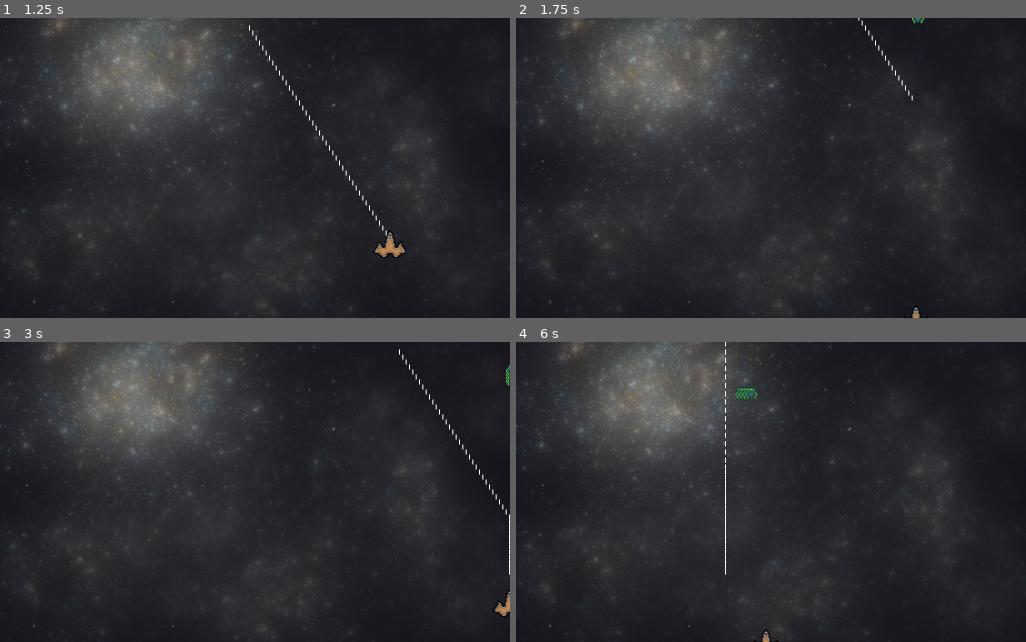
Above: before the commit, frames 1-4 (two rows, left to right).
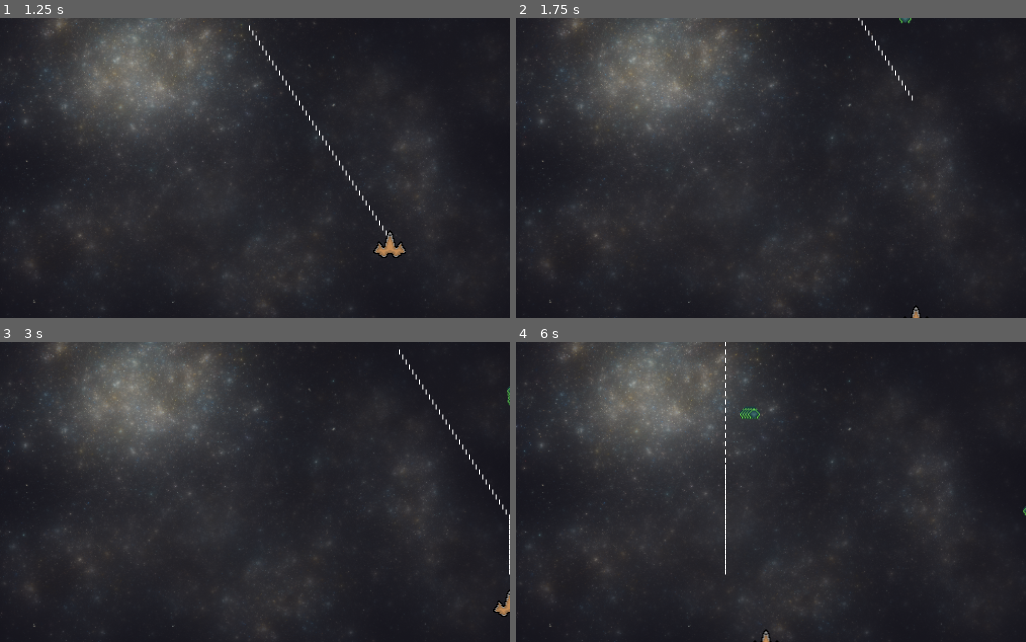
Above: after the commit, the same moments.

Repository: Pablo-Arevalo-Escobar/space_invaders
Game: Godot game, scene res://game.tscn
Two runs of this game, one before a commit and one after it. Both use one fixed random seed, a clock stepped at 60 frames per second and the inputs below.
Inputs:
- Up to frame 1 (1.25 s): tap Enter at 0.5 s; hold D (move_right) from 0.53 s (still down); hold Space (shoot) from 0.53 s (still down)
- Up to frame 2 (1.75 s): release D (move_right) at 1.28 s; release Space (shoot) at 1.28 s; hold S (move_down) from 1.28 s (still down); tap K (spawn) at 1.35 s
- Up to frame 3 (3 s): release S (move_down) at 2.03 s; hold D (move_right) 2.03-2.78 s; hold Space (shoot) 2.03-2.78 s; hold W (move_up) from 2.78 s (still down); tap K (spawn) at 2.85 s
- Up to frame 4 (6 s): release W (move_up) at 3.53 s; hold Space (shoot) 3.53-4.28 s; hold A (move_left) 3.53-5.03 s; tap K (spawn) at 4.35, 5.85 s; hold S (move_down) 5.03-5.78 s; hold Space (shoot) 5.03-5.78 s; hold D (move_right) from 5.78 s (still down)

Frame 1 is identical in both runs. In frame 2, less than 0.1% of the frame differs, in the area x 75-80%, y 0-2%; in frame 3, less than 0.1%; in frame 4, 0.2%, in the area x 42-100%, y 15-58%.

Commit message:
Mobs now move down the screen

Diff:
--- a/Mob.gd
+++ b/Mob.gd
@@ -1,11 +1,28 @@
 extends Area2D
 
 var direction = Vector2(-1.0,0.0)
-var speed = 000.0
+var speed = 020.0
 var screen_size
+var ysteps
+var xLimit
 
 func _ready():
 	screen_size = get_viewport_rect().size
+	xLimit = screen_size.x/10
+	ysteps = screen_size.y/15
+	add_to_group("Enemies")
 
 func _process(delta):
-  position = position + speed * direction * delta
+	var temporaryPos
+	temporaryPos = position + speed * direction * delta
+	if(temporaryPos.x < xLimit or temporaryPos.x > screen_size.x - xLimit):
+		var tree = get_tree()
+		get_tree().call_group("Enemies", "turn_around")
+		temporaryPos =  position
+	position = temporaryPos + speed * direction * delta
+
+func turn_around():
+	if ($TurnLimit.is_stopped()):
+		$TurnLimit.start()
+		direction.x = direction.x * -1
+		position.y = position.y + ysteps
--- a/Mob.tscn
+++ b/Mob.tscn
@@ -29,4 +29,8 @@
 [node name="AnimatedSprite" type="AnimatedSprite" parent="."]
 frames = SubResource( 3 )
 
+[node name="TurnLimit" type="Timer" parent="."]
+wait_time = 0.5
+one_shot = true
+
 [connection signal="body_entered" from="." to="." method="_on_Mob_body_entered"]
